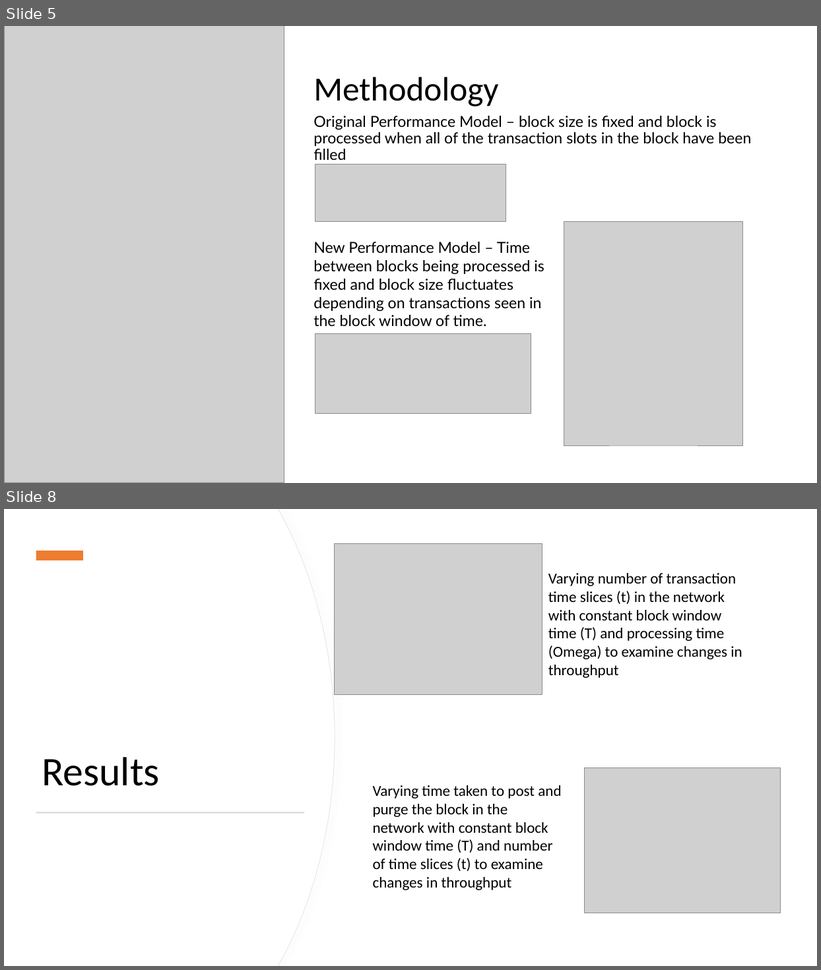
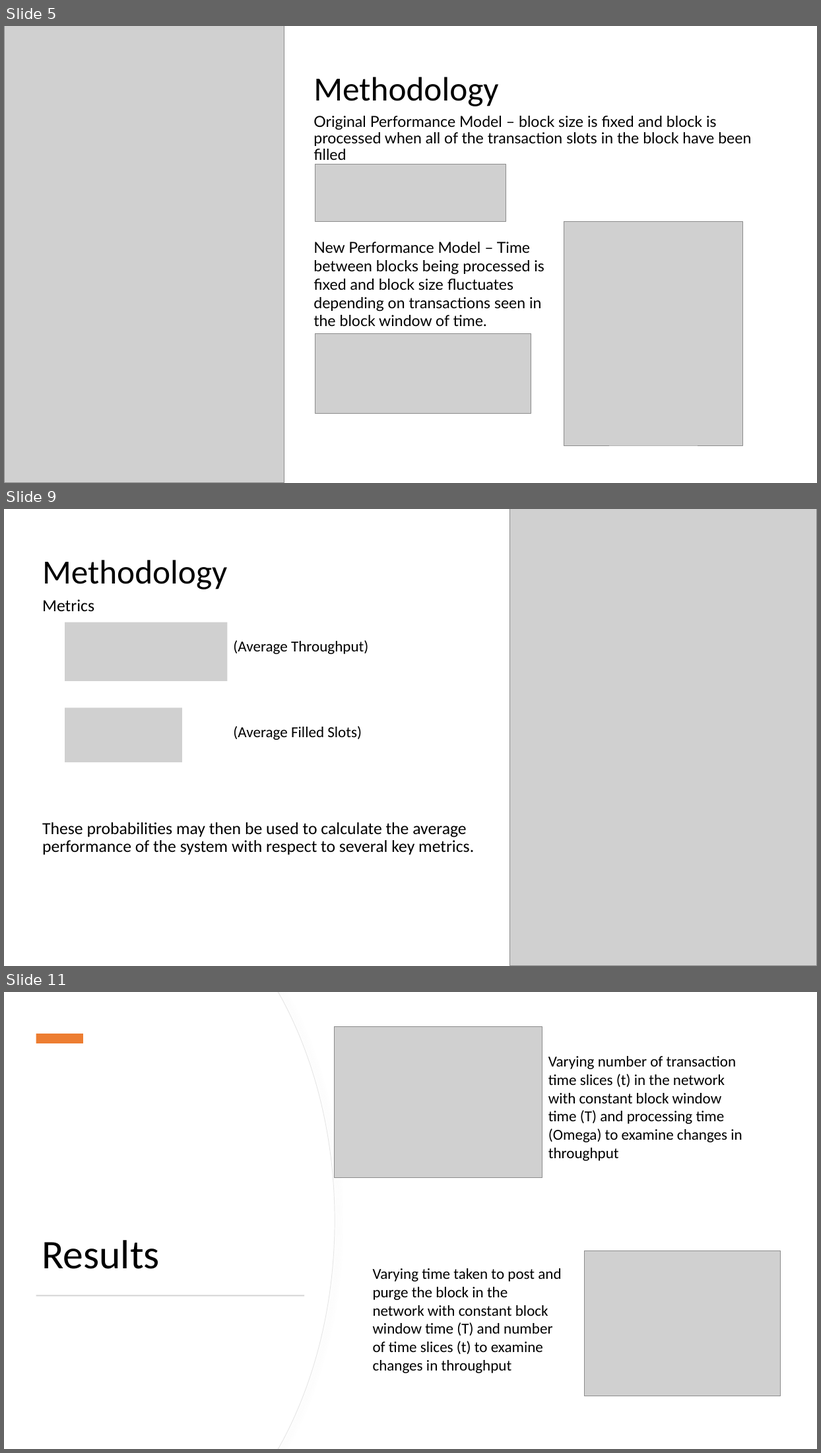
Before and after one commit to andrewqsmith/Block-Size-Optimization-for-VBASBS-Queueing-Model-for-Blockchain, a slide deck: Group Presentation.pptx. Shown one above the other, each under a label of ours: slides 5 and 8 before the commit, slides 5, 9 and 11 after it; the slides between them are not shown. The pictures are 821x970 and 821x1453 pixels, drawn with LibreOffice and Linux fonts; fonts in the diff are those of the drawing; grey boxes stand for pictures. Boxes give left, top, right and bottom in pixels: in the first picture for what was removed or moved away, otherwise in the second. Text is boxed around its words. In the diff, an @@ line names an element or a change of style, - is before the commit and + after.

Commit message:
Added four slides for equations and metrics

```diff
--- a/Group Presentation.pptx
+++ b/Group Presentation.pptx
@@ slide 9 added at (4, 509, 817, 966), background #FFFFFF @@
@@ picture added at (510, 509, 817, 966) @@
@@ title added at (42, 560, 227, 590), 40 pt, text #000000 @@
+Methodology
@@ text added at (42, 599, 94, 611), 20 pt, text #000000 @@
+Metrics
@@ picture added at (65, 623, 228, 682) @@
@@ text added at (233, 640, 368, 654), 18 pt, text #000000 @@
+(Average Throughput)
@@ picture added at (65, 708, 183, 762) @@
@@ text added at (233, 726, 362, 740), 18 pt, text #000000 @@
+(Average Filled Slots)
@@ text added at (42, 823, 474, 855), 20 pt, text #000000 @@
+These probabilities may then be used to calculate the average performance of the system with respect to several key metrics.
@@ what was slide 8 is now slide 11 @@
```
Also in this commit, not shown: 1 slide changed, 3 other slides added, 1 slide removed.
